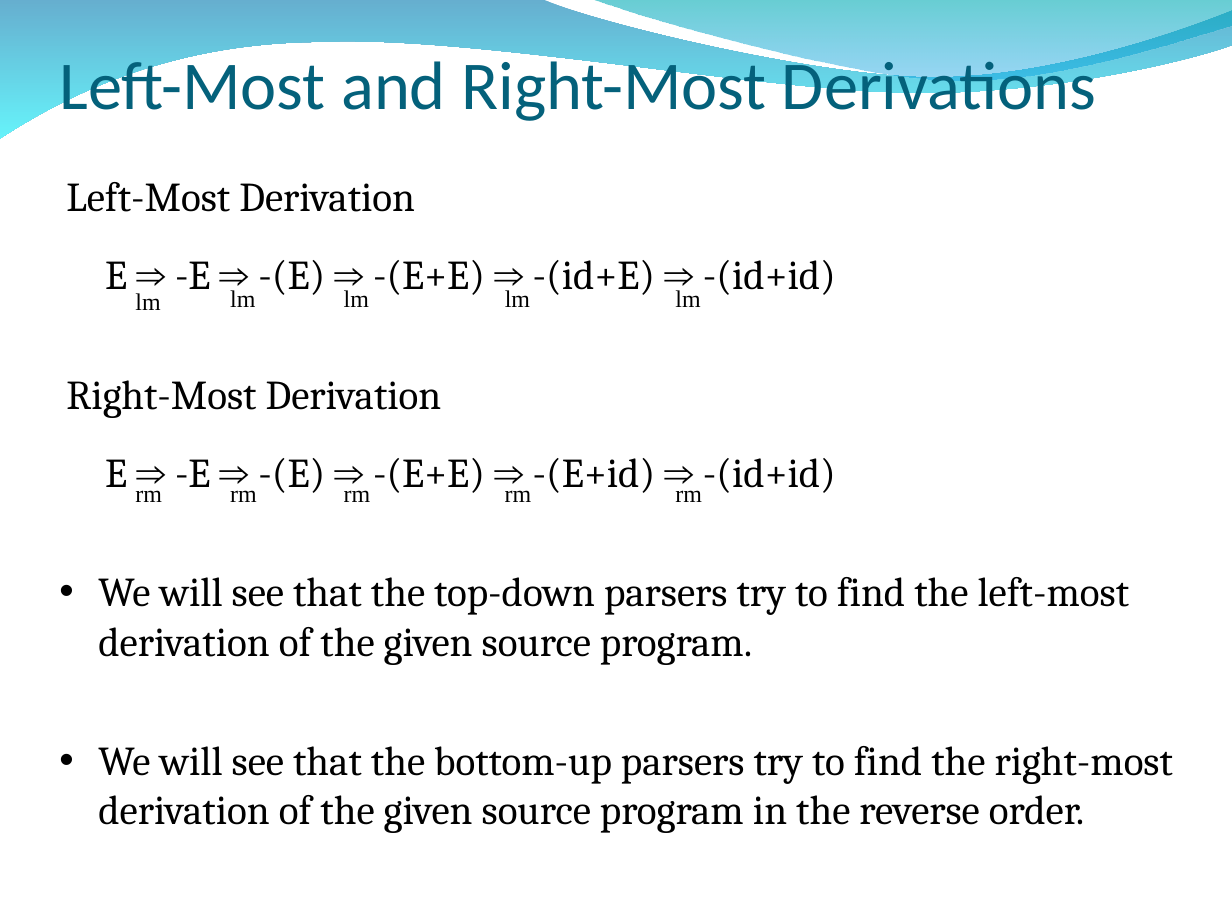
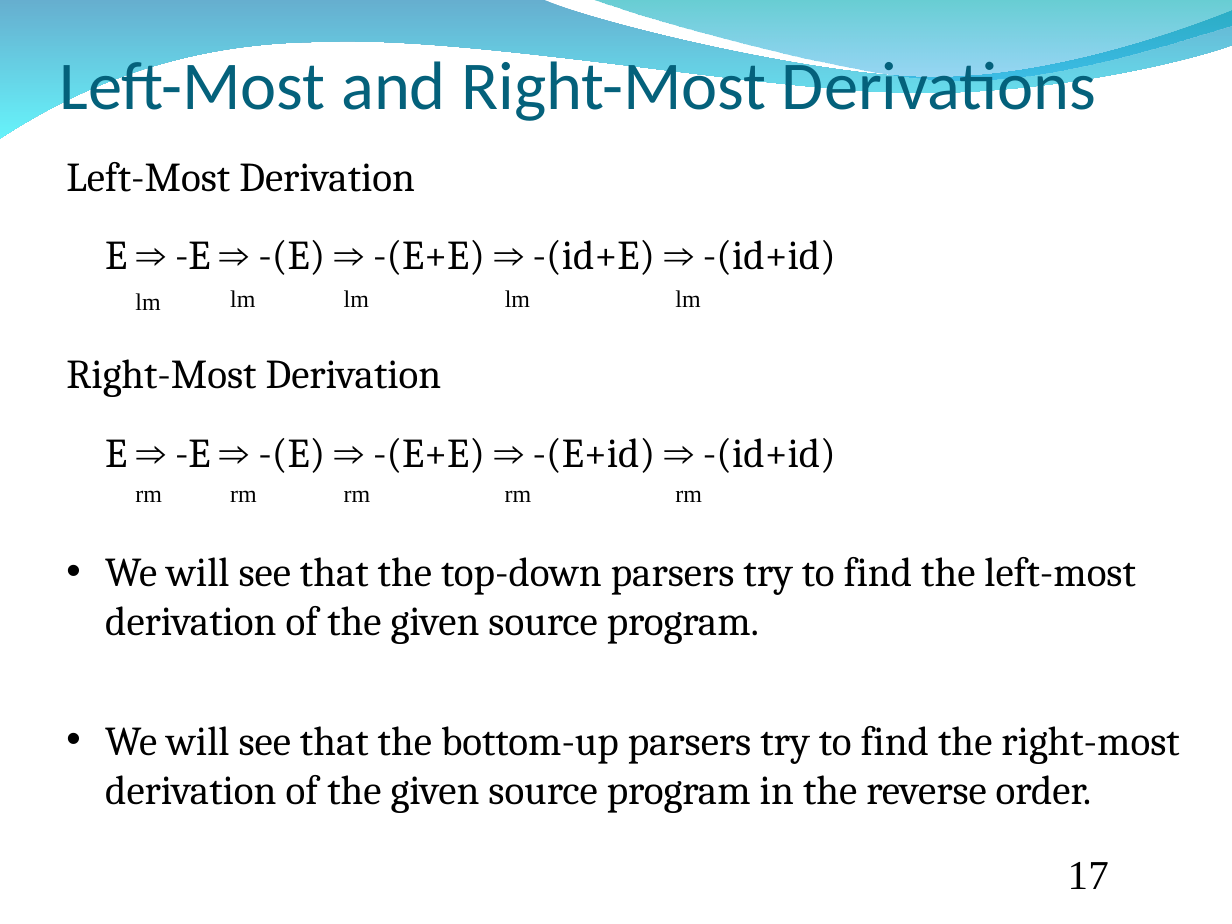
Before and after one commit to GeneralNitin/S6, a slide deck: slide 17 of 02. Compiler Design/PPTs/Module 2.ppt. Drawn at 1232x924 pixels with LibreOffice and Linux fonts; fonts in the diff are those of the drawing; background and template pictures are left out. Boxes give left, top, right and bottom in pixels: in the first picture for what was removed or moved away, otherwise in the second. Text is boxed around its words. In the diff, an @@ line names an element or a change of style, - is before the commit and + after.

```diff
--- a/02. Compiler Design/PPTs/Module 2.ppt
+++ b/02. Compiler Design/PPTs/Module 2.ppt
@@ text "Left-Most Derivation": place and size @@
-text "Left-Most Derivation" at box(66, 182, 1173, 833)
+text "Left-Most Derivation" at box(66, 162, 1179, 813)
@@ text at box(105, 557, 1179, 813): indent changed @@
@@ page number at box(1068, 862, 1109, 889): text colour #FFFFFF to #000000 @@
```
Also in this commit, not shown: 37 other slides changed, 1 slide removed, 33 other files.
